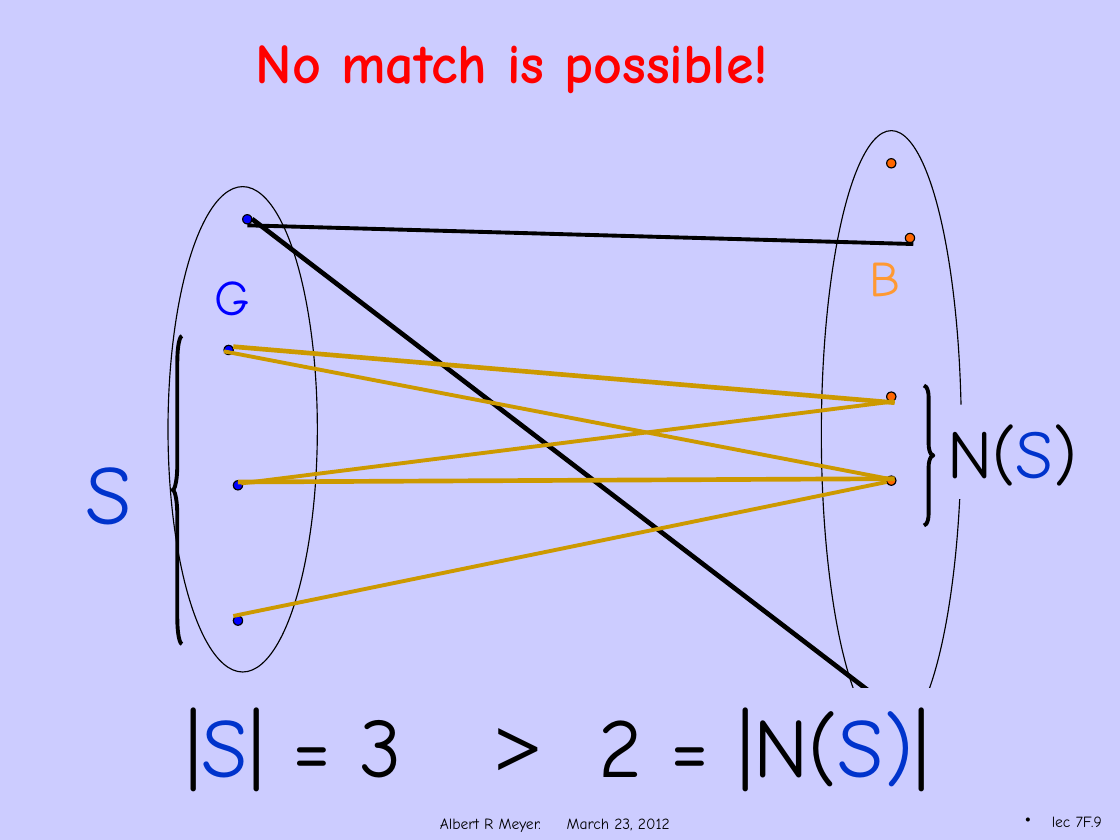
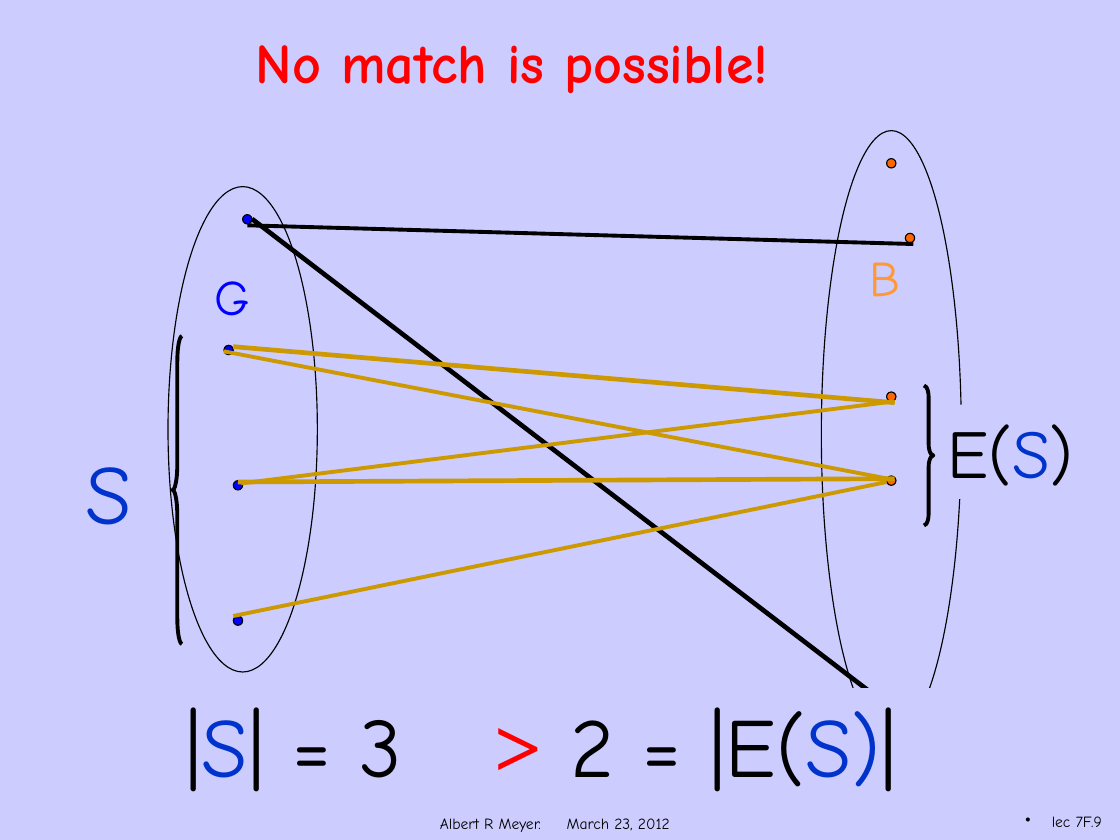
Before and after one commit to armeyer/mcs_web, a slide deck: slide 9 of spring12/slidesS12/bipartite-matching.pptx. Drawn at 1120x840 pixels with LibreOffice and Linux fonts; fonts in the diff are those of the drawing; background and template pictures are left out. Boxes give left, top, right and bottom in pixels: in the first picture for what was removed or moved away, otherwise in the second. Text is boxed around its words. In the diff, an @@ line names an element or a change of style, - is before the commit and + after.

Commit message:
add hall-proof.pptx, edit bipartite-matching.pptx

```diff
--- a/spring12/slidesS12/bipartite-matching.pptx
+++ b/spring12/slidesS12/bipartite-matching.pptx
@@ text at bbox=[947, 424, 1074, 486]: text changed @@
-N(S)
+E(S)
@@ text at bbox=[570, 707, 897, 792]: text changed @@
-> 2 = |N(S)|
+> 2 = |E(S)|
```
Also in this commit, not shown: 2 other slides changed, 1 slide added, 3 slides removed, 1 other file.
